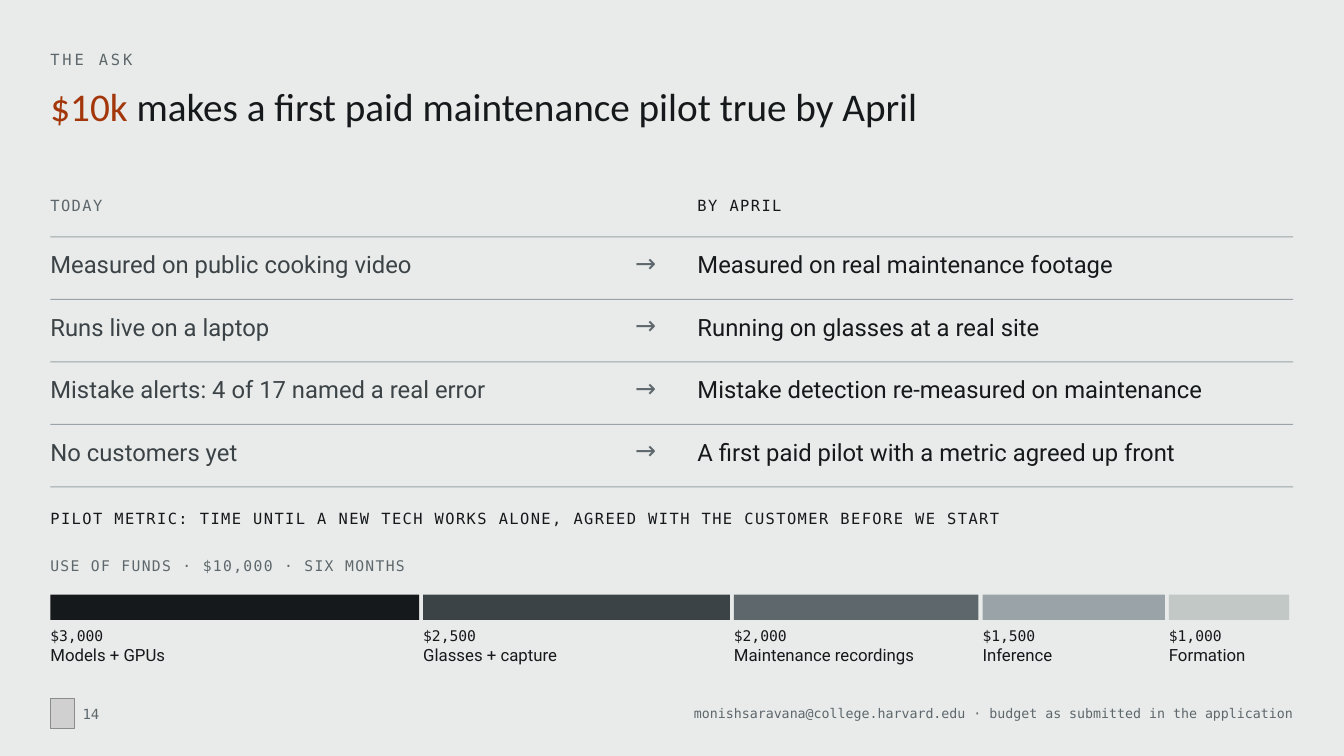
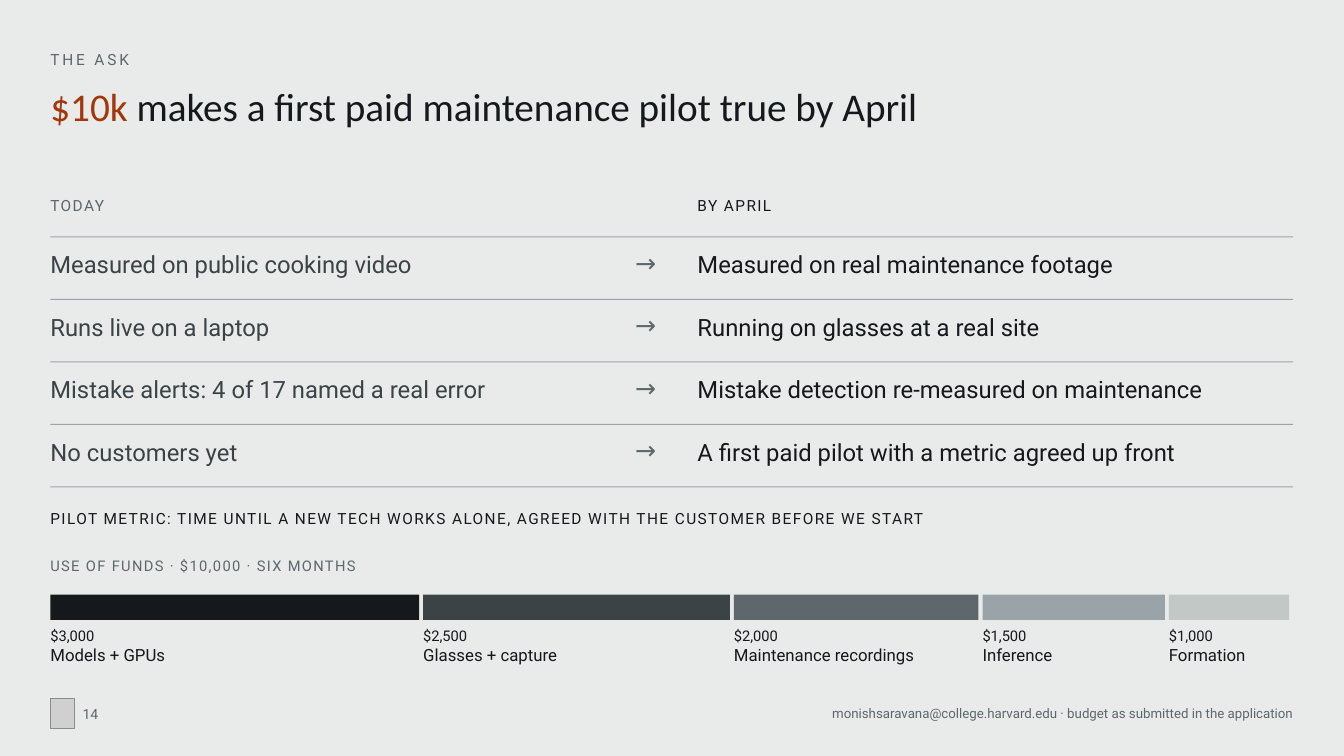
Before and after one commit to MonishSaravana/praxis, a slide deck: slide 14 of deck/Praxis_SAH_Oct2026.pptx. Drawn at 1344x756 pixels with LibreOffice and Linux fonts; fonts in the diff are those of the drawing; grey boxes stand for pictures. Boxes give left, top, right and bottom in pixels: in the first picture for what was removed or moved away, otherwise in the second. Text is boxed around its words. In the diff, an @@ line names an element or a change of style, - is before the commit and + after.

```diff
--- a/deck/Praxis_SAH_Oct2026.pptx
+++ b/deck/Praxis_SAH_Oct2026.pptx
@@ text at (50,629,94,643): font DejaVu Sans Mono to Roboto in "$3,000" @@
@@ text at (423,629,467,643): font DejaVu Sans Mono to Roboto in "$2,500" @@
@@ text at (734,629,778,643): font DejaVu Sans Mono to Roboto in "$2,000" @@
@@ text at (983,629,1027,643): font DejaVu Sans Mono to Roboto in "$1,500" @@
@@ text at (1169,629,1213,643): font DejaVu Sans Mono to Roboto in "$1,000" @@
@@ font DejaVu Sans Mono to Roboto in 7 elements at (50,54,129,65), (50,200,104,211), (697,200,771,211), (50,513,923,526), (50,559,356,573), (832,708,1293,721), (83,709,99,719) @@
```
Also in this commit, not shown: 21 other slides changed, 1 slide removed, 29 other files.
